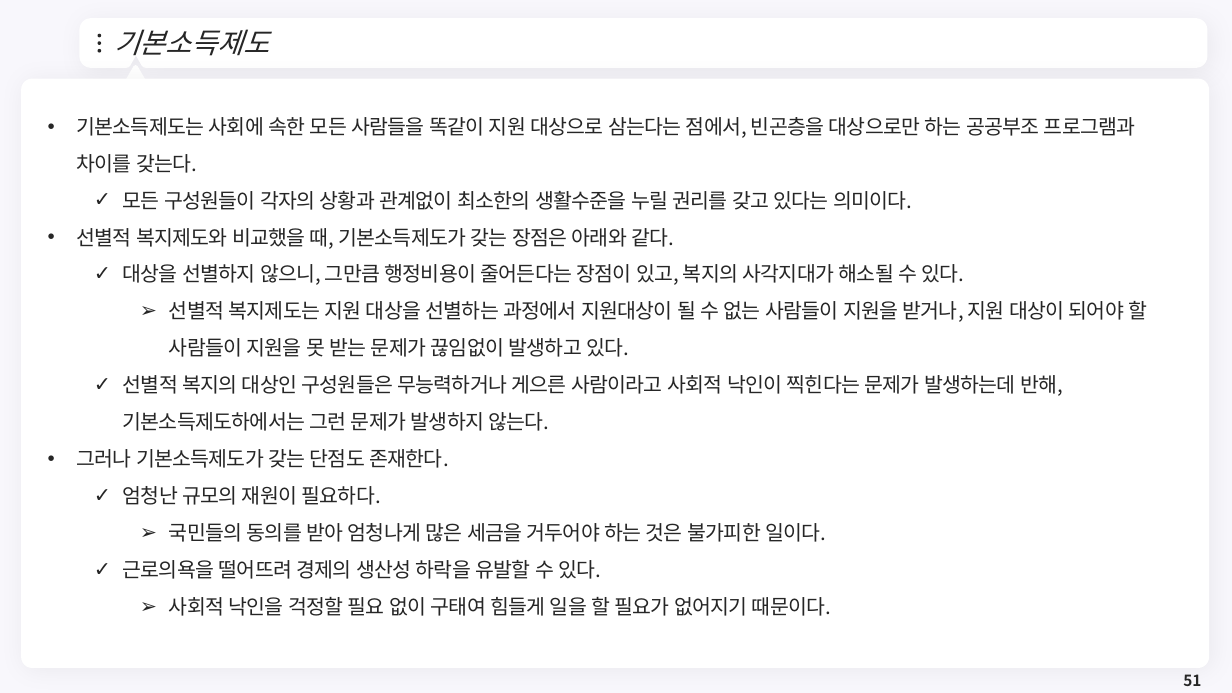
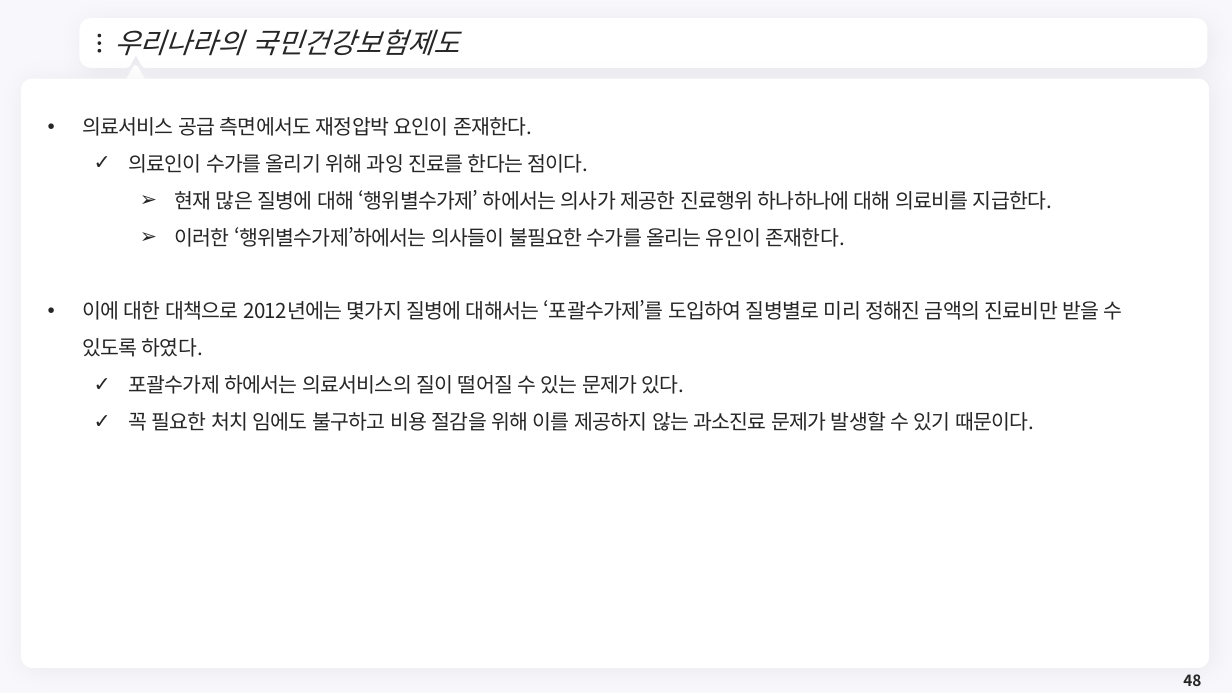
Before and after one commit to meandthey/Teaching, a slide deck: slide 48 of 재정학/01_Lectures/재정학_Chapter_10.pptx (slide 51 before the commit). Drawn at 1232x693 pixels with LibreOffice and Linux fonts; fonts in the diff are those of the drawing; background and template pictures are left out. Boxes give left, top, right and bottom in pixels: in the first picture for what was removed or moved away, otherwise in the second. Text is boxed around its words. In the diff, an @@ line names an element or a change of style, - is before the commit and + after.

```diff
--- a/재정학/01_Lectures/재정학_Chapter_10.pptx
+++ b/재정학/01_Lectures/재정학_Chapter_10.pptx
@@ title at box(114, 29, 459, 56): text changed @@
-기본소득제도
+우리나라의 국민건강보험제도
@@ text removed at box(76, 117, 1147, 616) @@
-• 기본소득제도는 사회에 속한 모든 사람들을 똑같이 지원 대상으로 삼는다는 점에서, 빈곤층을 대상으로만 하는 공공부조 프로그램과 차이를 갖는다.
-  ✓ 모든 구성원들이 각자의 상황과 관계없이 최소한의 생활수준을 누릴 권리를 갖고 있다는 의미이다.
-• 선별적 복지제도와 비교했을 때, 기본소득제도가 갖는 장점은 아래와 같다.
-  ✓ 대상을 선별하지 않으니, 그만큼 행정비용이 줄어든다는 장점이 있고, 복지의 사각지대가 해소될 수 있다.
-    ➢ 선별적 복지제도는 지원 대상을 선별하는 과정에서 지원대상이 될 수 없는 사람들이 지원을 받거나, 지원 대상이 되어야 할 사람들이 지원을 못 받는 문제가 끊임없이 발생하고 있다.
-  ✓ 선별적 복지의 대상인 구성원들은 무능력하거나 게으른 사람이라고 사회적 낙인이 찍힌다는 문제가 발생하는데 반해, 기본소득제도하에서는 그런 문제가 발생하지 않는다.
-• 그러나 기본소득제도가 갖는 단점도 존재한다.
-  ✓ 엄청난 규모의 재원이 필요하다.
-    ➢ 국민들의 동의를 받아 엄청나게 많은 세금을 거두어야 하는 것은 불가피한 일이다.
-  ✓ 근로의욕을 떨어뜨려 경제의 생산성 하락을 유발할 수 있다.
-    ➢ 사회적 낙인을 걱정할 필요 없이 구태여 힘들게 일을 할 필요가 없어지기 때문이다.
@@ text added at box(82, 117, 1123, 431), 16 pt, text #262626 @@
+• 의료서비스 공급 측면에서도 재정압박 요인이 존재한다.
+  ✓ 의료인이 수가를 올리기 위해 과잉 진료를 한다는 점이다.
+    ➢ 현재 많은 질병에 대해 ‘행위별수가제’ 하에서는 의사가 제공한 진료행위 하나하나에 대해 의료비를 지급한다.
+    ➢ 이러한 ‘행위별수가제’하에서는 의사들이 불필요한 수가를 올리는 유인이 존재한다.
+• 이에 대한 대책으로 2012년에는 몇가지 질병에 대해서는 ‘포괄수가제’를 도입하여 질병별로 미리 정해진 금액의 진료비만 받을 수 있도록 하였다.
+  ✓ 포괄수가제 하에서는 의료서비스의 질이 떨어질 수 있는 문제가 있다.
+  ✓ 꼭 필요한 처치 임에도 불구하고 비용 절감을 위해 이를 제공하지 않는 과소진료 문제가 발생할 수 있기 때문이다.
@@ page number at box(1183, 674, 1201, 686): text changed @@
-51
+48
```
Also in this commit, not shown: 8 other slides changed, 6 slides added, 17 slides removed, 1 other file.
